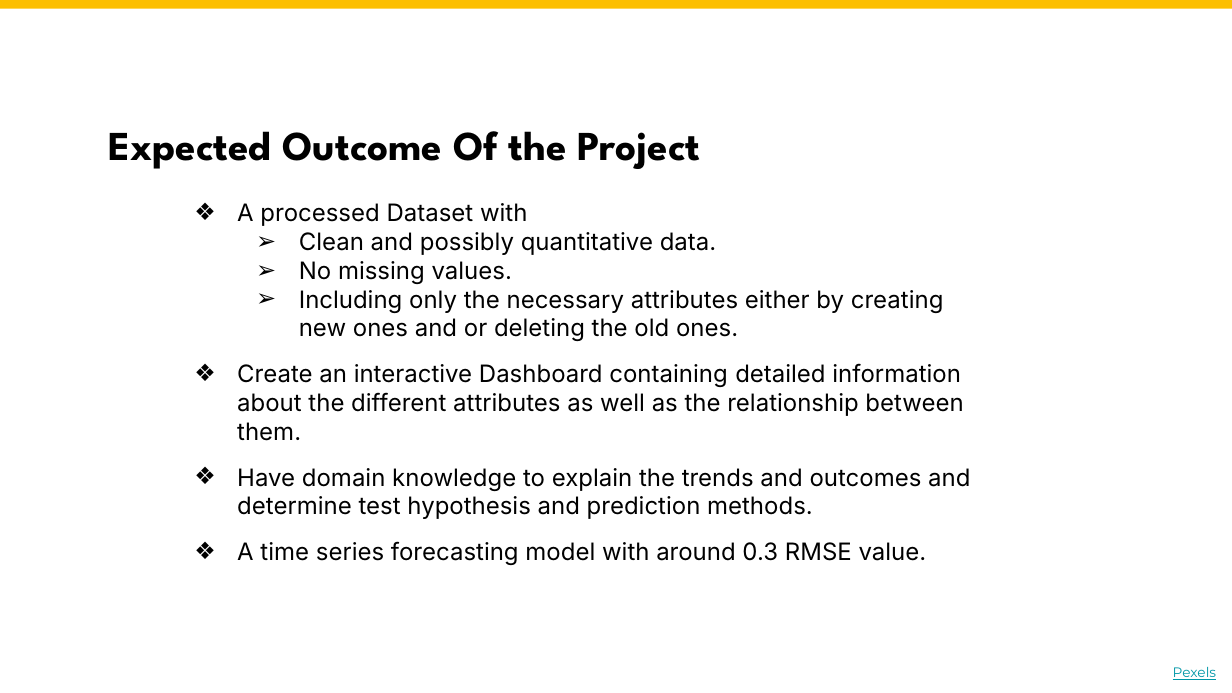
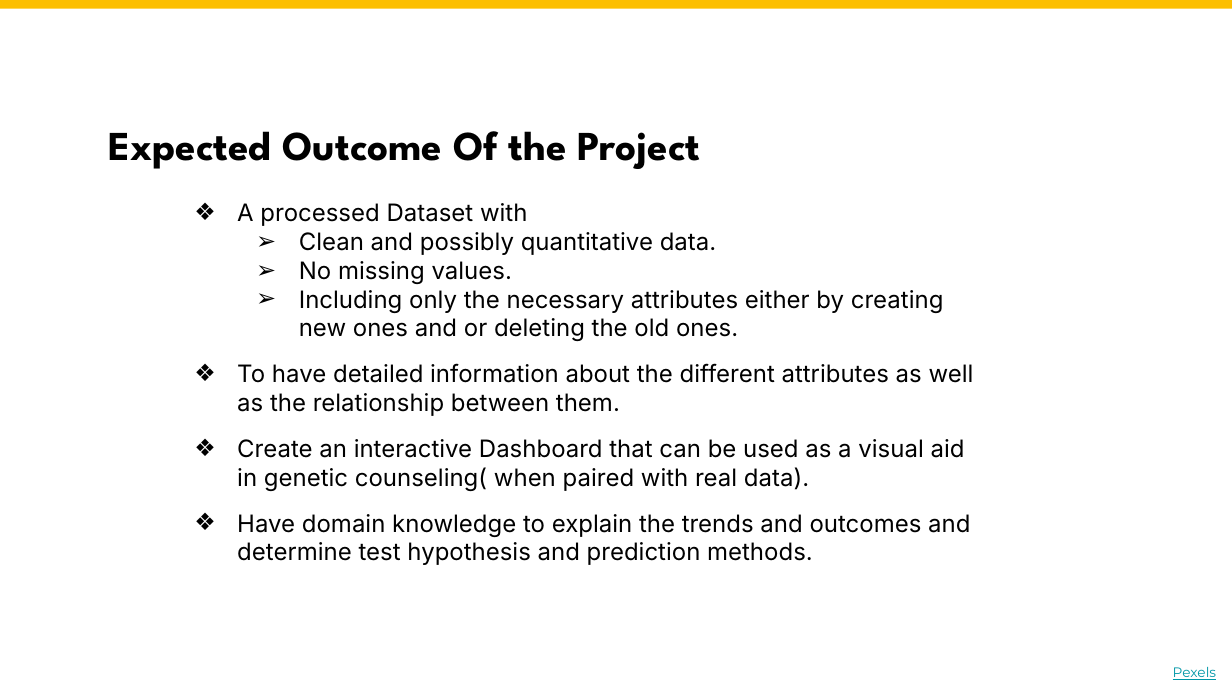
Before and after one commit to Aayush-Shrestha/EDA, a slide deck: slide 12 of project idea presentation.pptx (slide 13 before the commit). Drawn at 1232x693 pixels with LibreOffice and Linux fonts; fonts in the diff are those of the drawing. Boxes give left, top, right and bottom in pixels: in the first picture for what was removed or moved away, otherwise in the second. Text is boxed around its words. In the diff, an @@ line names an element or a change of style, - is before the commit and + after.

```diff
--- a/project idea presentation.pptx
+++ b/project idea presentation.pptx
@@ text at (237, 363, 974, 491): text changed @@
-❖ Create an interactive Dashboard containing detailed information about the different attributes as well as the relationship between them.
+❖ To have detailed information about the different attributes as well as the relationship between them.
+❖ Create an interactive Dashboard that can be used as a visual aid in genetic counseling( when paired with real data).
@@ text at (237, 541, 927, 565): paragraph removed @@
-❖ A time series forecasting model with around 0.3 RMSE value.
```
Also in this commit, not shown: 1 other slide changed, 12 slides added, 13 slides removed, 1 other file.
